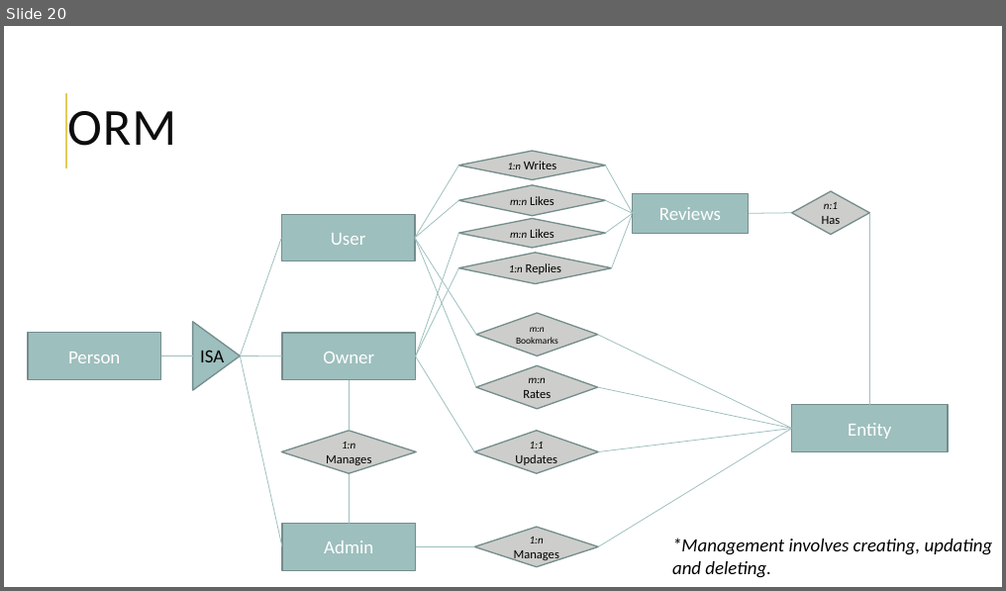
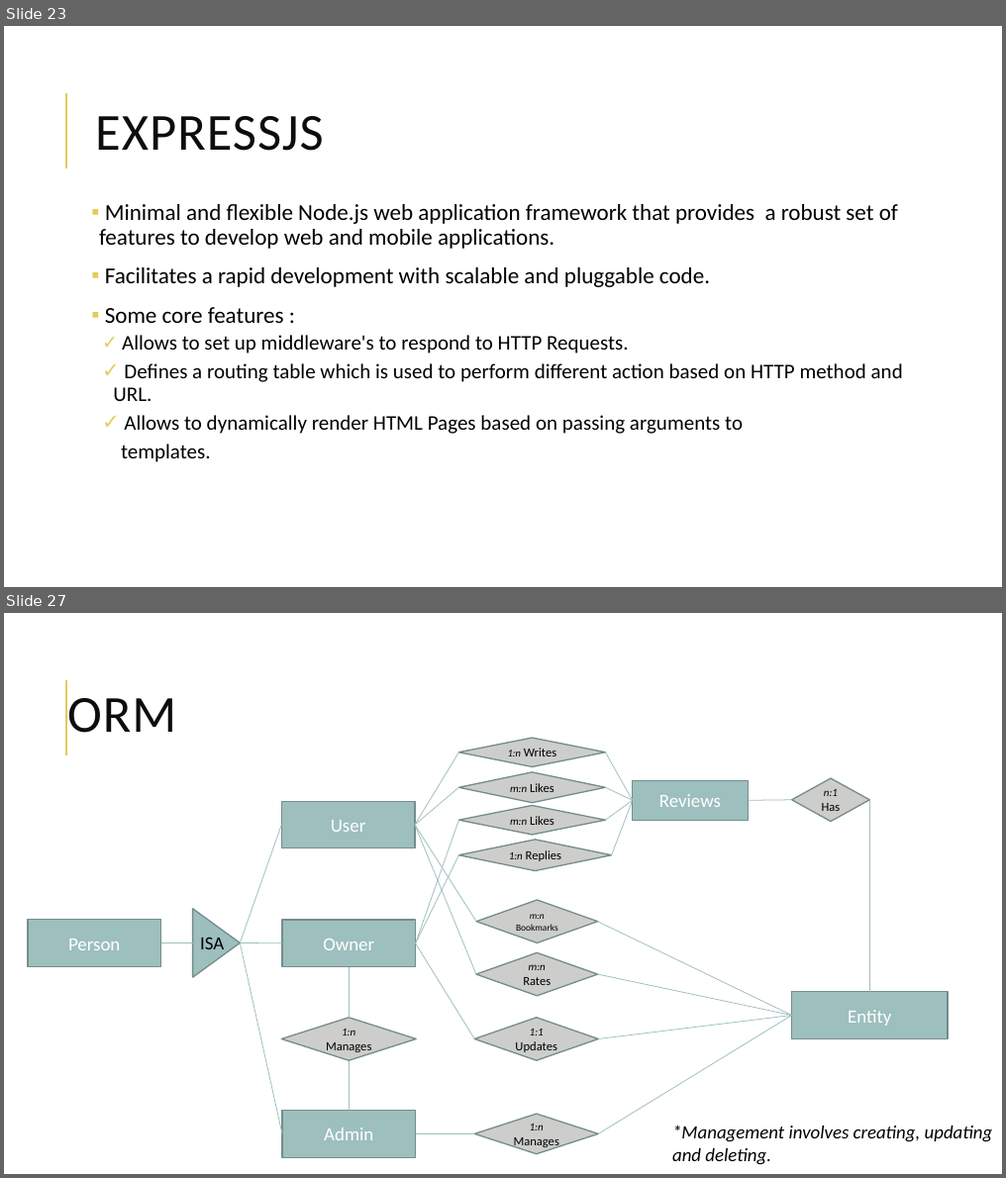
Before and after one commit to bogas04/MVP-Generator, a slide deck: docs/Final/Presentation.pptx. Shown one above the other, each under a label of ours: slide 20 before the commit, slides 23 and 27 after it; the slides between them are not shown. The pictures are 1006x591 and 1006x1178 pixels, drawn with LibreOffice and Linux fonts; fonts in the diff are those of the drawing. Boxes give left, top, right and bottom in pixels: in the first picture for what was removed or moved away, otherwise in the second. Text is boxed around its words. In the diff, an @@ line names an element or a change of style, - is before the commit and + after.

```diff
--- a/docs/Final/Presentation.pptx
+++ b/docs/Final/Presentation.pptx
@@ slide 23 added at box(4, 26, 1002, 587), background #FFFFFF; not listed: 1 template element that a slide beside it also shows @@
@@ title added at box(95, 116, 324, 151), 50 pt, text #0D0D0D @@
+EXPRESSJS
@@ text added at box(99, 204, 903, 463), 20 pt, text #000000 @@
+▪ Minimal and flexible Node.js web application framework that provides a robust set of features to develop web and mobile applications.
+▪ Facilitates a rapid development with scalable and pluggable code.
+▪ Some core features :
+  ✓ Allows to set up middleware's to respond to HTTP Requests.
+  ✓ Defines a routing table which is used to perform different action based on HTTP method and URL.
+  ✓ Allows to dynamically render HTML Pages based on passing arguments to
+  templates.
@@ what was slide 20 is now slide 27 @@
```
Also in this commit, not shown: 12 slides changed, 19 other slides added, 11 slides removed.
